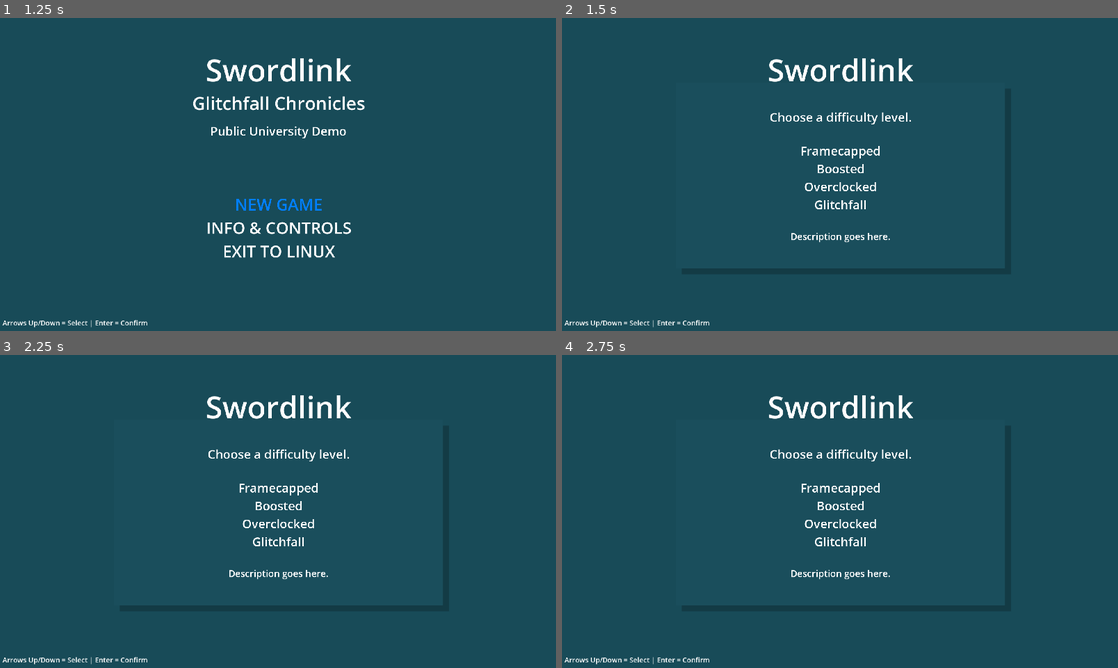
Above: before the commit, frames 1-4 (two rows, left to right).
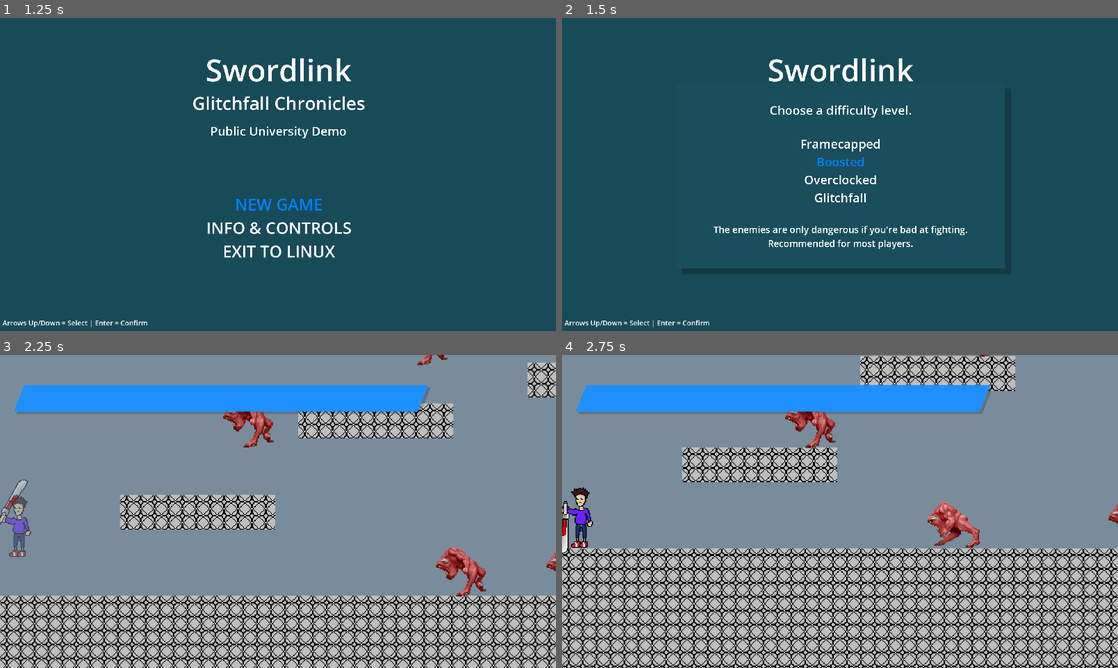
Above: after the commit, the same moments.

Repository: That1M8Head/Swordlink
Game: Godot game, scene res://intro.tscn
Same seed, same stepped clock (60 frames per second), same inputs: the game is played once before the commit and once after it.
Inputs (mouse positions are in pixels of both pictures, inside the frame that each line leads up to):
- Up to frame 1 (1.25 s): tap Enter (MenuConfirm) at 0.5 s; move the mouse to (400, 158) at 0.52 s; hold D (MoveRight) from 0.53 s (still down); hold X (AltAttack) from 0.53 s (still down); click (400, 158) at 0.67 s; tap Space (Jump) at 0.77 s
- Up to frame 2 (1.5 s): keep holding D (MoveRight); tap Enter (MenuConfirm) at 1.25 s; move the mouse to (728, 190) at 1.27 s; release X (AltAttack) at 1.28 s; click (728, 190) at 1.35 s
- Up to frame 3 (2.25 s): tap Space (Jump) at 1.52 s; tap Enter (MenuConfirm) at 2 s; move the mouse to (333, 442) at 2.02 s; release D (MoveRight) at 2.03 s; hold A (MoveLeft) from 2.03 s (still down); tap C (Evade) at 2.1 s; click (333, 442) at 2.17 s
- Up to frame 4 (2.75 s): keep holding A (MoveLeft)

Frame 1 is identical in both runs. In frame 2, 2.4% of the frame differs, in the area x 27-73%, y 27-74%; in frame 3, 100%, in the area x 0-100%, y 0-100%; in frame 4, 100%.

Commit message:
Updated descriptions

Diff:
--- a/Scripts/DifficultySelection.gd
+++ b/Scripts/DifficultySelection.gd
@@ -45,9 +45,13 @@
 	var description: String
 	match selected_option_index:
 		DIFFICULTY.FRAMECAPPED:
+			description = "Enemy speed is severely slowed down. It's kind of a joke.\nRecommended for total beginners."
 		DIFFICULTY.BOOSTED:
+			description = "The enemies are only dangerous if you're bad at fighting.\nRecommended for most players."
 		DIFFICULTY.OVERCLOCKED:
+			description = "The enemies will rarely give you a chance to breathe.\nRecommended for experienced players."
 		DIFFICULTY.GLITCHFALL:
+			description = "Overclocked, but you no longer regain health on kills.\nRecommended for daring players."
 	tooltip.text = description
 
 func execute_selected_option():
--- a/menu.tscn
+++ b/menu.tscn
@@ -10,7 +10,7 @@
 [ext_resource type="AudioStream" uid="uid://0e7tulo1bnel" path="res://Sounds/Menu/Return.wav" id="4_pwklc"]
 [ext_resource type="AudioStream" uid="uid://00u7u4wd00fr" path="res://Sounds/Menu/Select.wav" id="5_0jvob"]
 [ext_resource type="Script" path="res://Scripts/PositionTouchButtons.gd" id="6_4wvbr"]
-[ext_resource type="Script" path="res://DifficultySelection.gd" id="8_icr6m"]
+[ext_resource type="Script" path="res://Scripts/DifficultySelection.gd" id="8_eerp0"]
 [ext_resource type="Texture2D" uid="uid://cns87cpy0vsdv" path="res://Textures/Touch Buttons/BackButton.png" id="8_mnxak"]
 [ext_resource type="Script" path="res://Scripts/ExitPopup.gd" id="9_njvhw"]
 
@@ -301,7 +301,7 @@
 grow_horizontal = 2
 grow_vertical = 2
 theme_override_styles/panel = SubResource("StyleBoxFlat_dcp5a")
-script = ExtResource("8_icr6m")
+script = ExtResource("8_eerp0")
 
 [node name="Message" type="VBoxContainer" parent="DifficultyPopup"]
 layout_mode = 1
@@ -372,7 +372,8 @@
 [node name="Tooltip" type="Label" parent="DifficultyPopup/Message"]
 custom_minimum_size = Vector2(940, 0)
 layout_mode = 2
-text = "Description goes here."
+text = "Description goes here.
+And here's who it's for."
 label_settings = SubResource("LabelSettings_kwj1i")
 horizontal_alignment = 1
 autowrap_mode = 3
